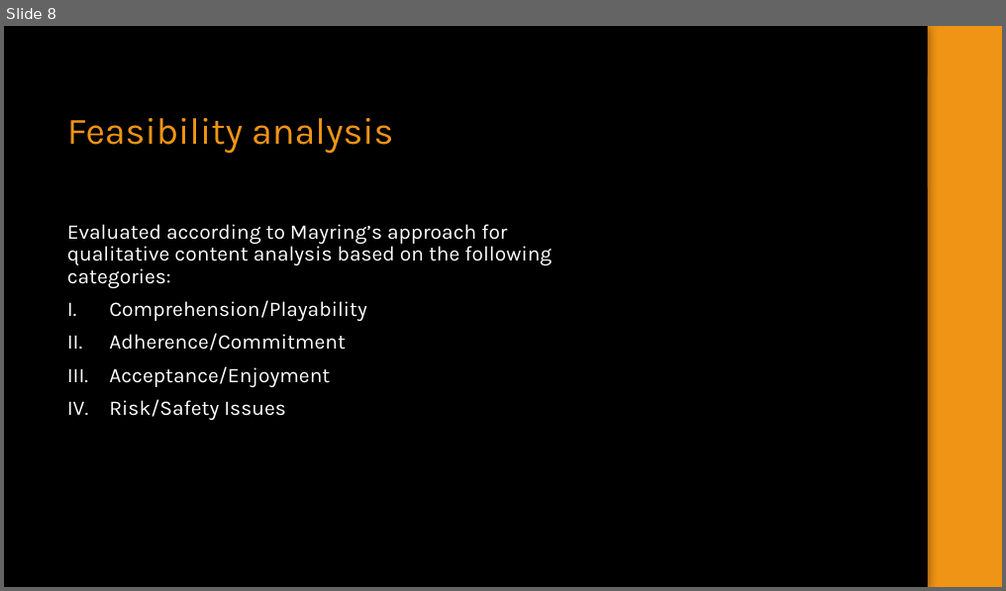
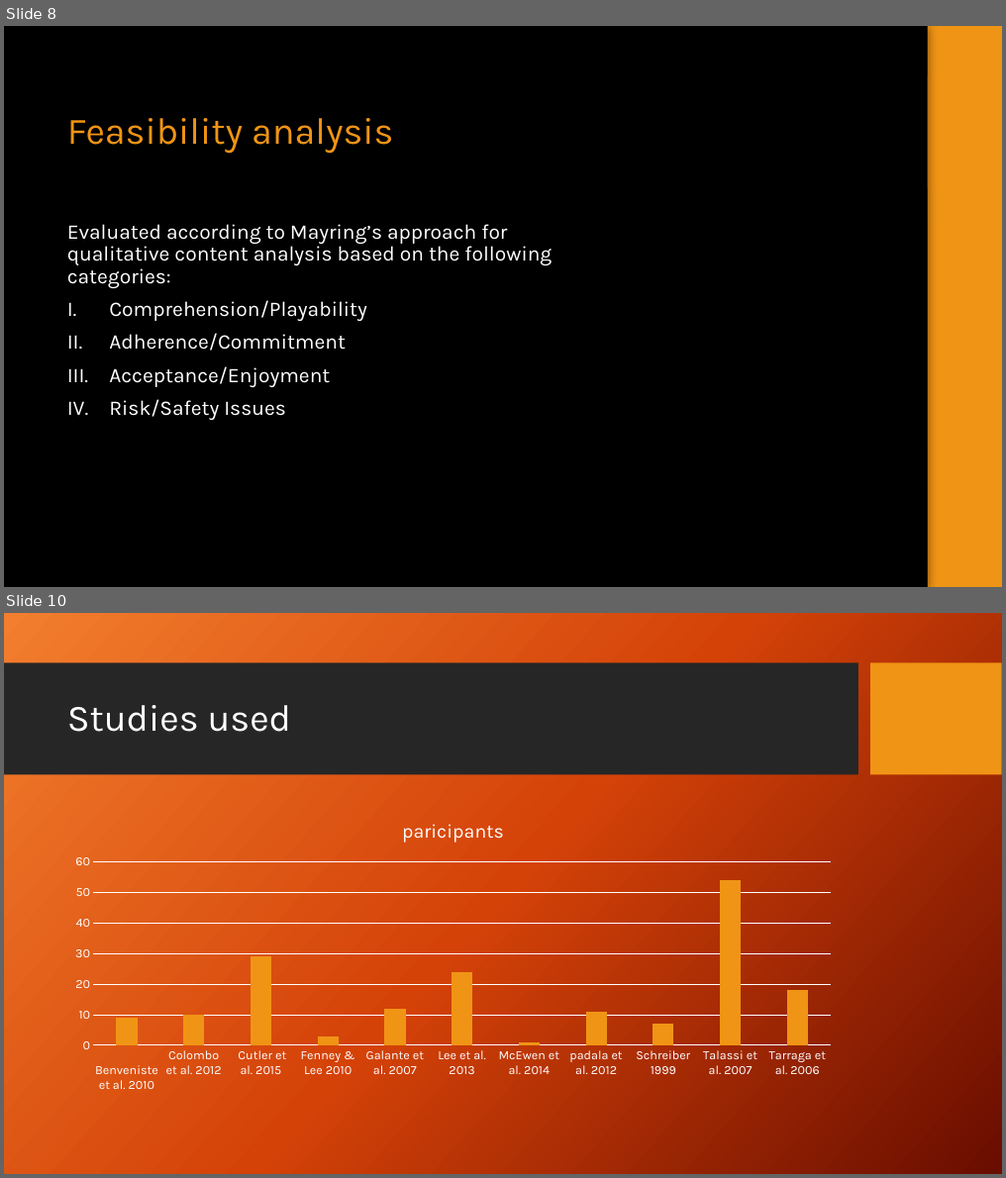
Before and after one commit to LoftieFourie/Honours_Project, a slide deck: SGDC.pptx. Shown one above the other, each under a label of ours: slide 8 before the commit, slides 8 and 10 after it; the slides between them are not shown. The pictures are 1006x591 and 1006x1178 pixels, drawn with LibreOffice and Linux fonts; fonts in the diff are those of the drawing; background and template pictures are left out. Boxes give left, top, right and bottom in pixels: in the first picture for what was removed or moved away, otherwise in the second. Text is boxed around its words. In the diff, an @@ line names an element or a change of style, - is before the commit and + after.

```diff
--- a/SGDC.pptx
+++ b/SGDC.pptx
@@ slide 10 added at [4, 613, 1002, 1174], background picture (left out); not listed: 2 template elements that a slide beside it also shows @@
@@ title added at [67, 705, 291, 732], 36 pt, text #FFFFFF @@
+Studies used
@@ column chart added at [59, 805, 846, 1100] @@
+title "paricipants"
+categories:  Benveniste et al. 2010, Colombo et al. 2012,  Cutler et al. 2015, Fenney & Lee 2010, Galante et al. 2007, Lee et al. 2013, McEwen et al. 2014, padala et al. 2012, Schreiber 1999, Talassi et al. 2007, Tarraga et al. 2006
+paricipants: 9, 10, 29, 3, 12, 24, 1, 11, 7, 54, 18
```
Also in this commit, not shown: 6 other slides added.
